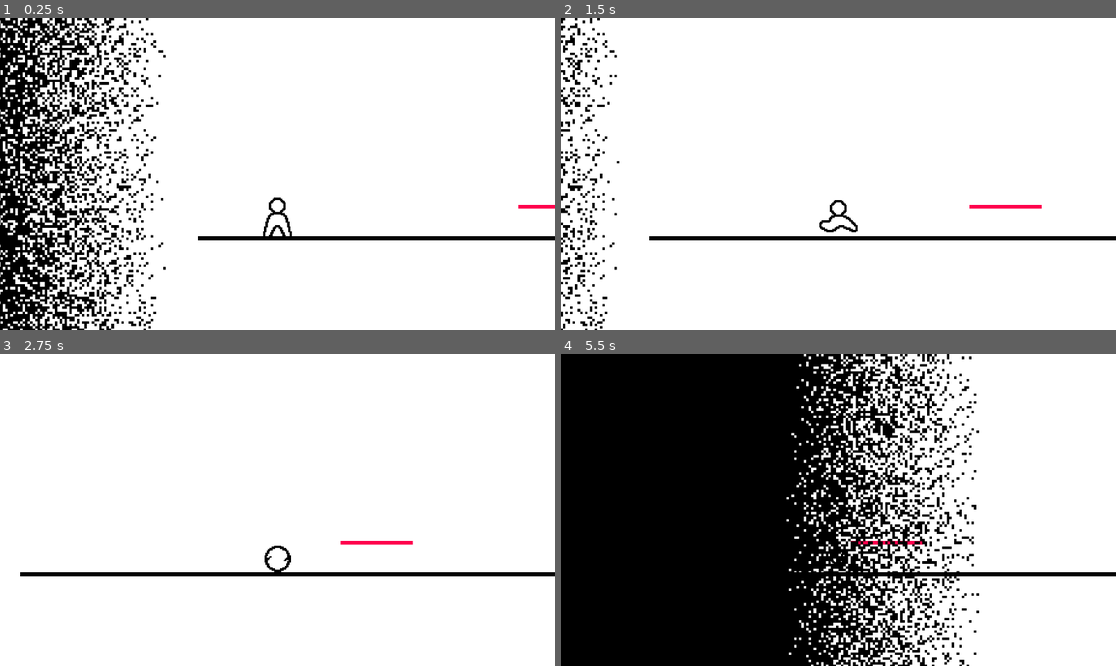
Above: before the commit, frames 1-4 (two rows, left to right).
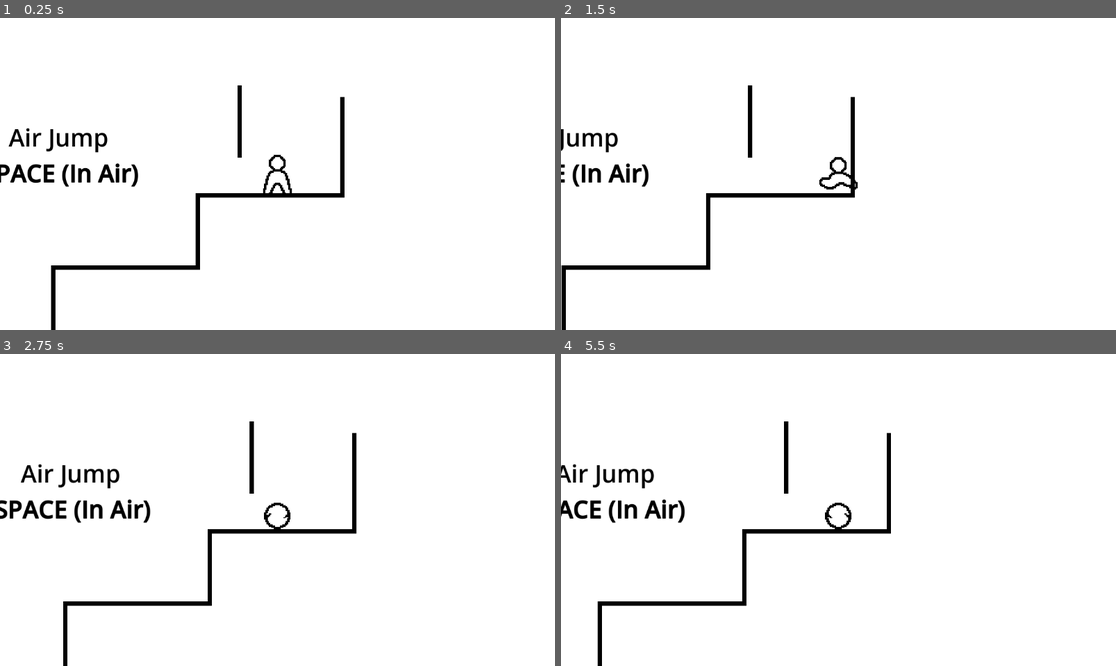
Above: after the commit, the same moments.

Repository: SKeppinger/VimJam
Game: Godot game, scene res://scenes/level.tscn
Same seed, same stepped clock (60 frames per second), same inputs: the game is played once before the commit and once after it.
Inputs:
- Up to frame 1 (0.25 s): no input
- Up to frame 2 (1.5 s): hold Ctrl (crouch) 0.53-1.28 s; hold D (move_right) from 0.53 s (still down); tap Space (jump) at 0.77 s; tap Shift (dash) at 1.35 s
- Up to frame 3 (2.75 s): tap Space (jump) at 1.52 s; release D (move_right) at 2.03 s; hold A (move_left) from 2.03 s (still down); hold Ctrl (crouch) from 2.03 s (still down)
- Up to frame 4 (5.5 s): release A (move_left) at 2.78 s; release Ctrl (crouch) at 2.78 s; hold D (move_right) 2.78-4.28 s; tap Shift (dash) at 2.85, 4.35 s; tap Space (jump) at 3.02, 3.77, 4.52 s; hold Ctrl (crouch) 3.53-4.28 s; hold A (move_left) 4.28-5.03 s; hold D (move_right) from 5.03 s (still down); hold Ctrl (crouch) from 5.03 s (still down)

The runs differ from the first frame. In frame 1, 17% of the frame differs, in the area x 0-100%, y 0-100%; in frame 2, 5.7%; in frame 3, 4.6%; in frame 4, 59%.

Commit message:
more tutorial level

Diff:
--- a/scenes/control_scheme.tscn
+++ b/scenes/control_scheme.tscn
@@ -1,4 +1,8 @@
-[gd_scene load_steps=7 format=3 uid="uid://bj5nhr1j00kfo"]
+[gd_scene load_steps=16 format=3 uid="uid://bj5nhr1j00kfo"]
+
+[sub_resource type="LabelSettings" id="LabelSettings_wyc0y"]
+font_size = 50
+font_color = Color(0, 0, 0, 1)
 
 [sub_resource type="FontFile" id="FontFile_qgxi6"]
 cache/0/16/0/ascent = 0.0
@@ -18,6 +22,7 @@
 [sub_resource type="LabelSettings" id="LabelSettings_paqip"]
 font = SubResource("FontVariation_rpi2p")
 font_size = 50
+font_color = Color(0, 0, 0, 1)
 outline_size = 5
 outline_color = Color(0, 0, 0, 1)
 
@@ -36,12 +41,64 @@
 [sub_resource type="LabelSettings" id="LabelSettings_x1mjg"]
 font = SubResource("FontFile_8bj40")
 font_size = 50
+font_color = Color(0, 0, 0, 1)
 outline_size = 5
 outline_color = Color(0, 0, 0, 1)
 
-[sub_resource type="LabelSettings" id="LabelSettings_wyc0y"]
-font_size = 50
-font_color = Color(0, 0, 0, 1)
+[sub_resource type="LabelSettings" id="LabelSettings_bejjm"]
+font_size = 50
+font_color = Color(0, 0, 0, 1)
+
+[sub_resource type="FontFile" id="FontFile_7ea5m"]
+cache/0/50/0/ascent = 0.0
+cache/0/50/0/descent = 0.0
+cache/0/50/0/underline_position = 0.0
+cache/0/50/0/underline_thickness = 0.0
+cache/0/50/0/scale = 1.0
+cache/0/16/0/ascent = 0.0
+cache/0/16/0/descent = 0.0
+cache/0/16/0/underline_position = 0.0
+cache/0/16/0/underline_thickness = 0.0
+cache/0/16/0/scale = 1.0
+
+[sub_resource type="LabelSettings" id="LabelSettings_f4mpd"]
+font = SubResource("FontFile_7ea5m")
+font_size = 50
+font_color = Color(0, 0, 0, 1)
+outline_size = 5
+outline_color = Color(0, 0, 0, 1)
+
+[sub_resource type="LabelSettings" id="LabelSettings_otqyb"]
+font_size = 50
+font_color = Color(0, 0, 0, 1)
+outline_color = Color(0, 0, 0, 1)
+
+[sub_resource type="LabelSettings" id="LabelSettings_571bg"]
+font_size = 50
+font_color = Color(0, 0, 0, 1)
+outline_size = 3
+outline_color = Color(0, 0, 0, 1)
+
+[sub_resource type="LabelSettings" id="LabelSettings_rkfhs"]
+font_size = 50
+font_color = Color(0, 0, 0, 1)
+outline_color = Color(0, 0, 0, 1)
+
+[sub_resource type="LabelSettings" id="LabelSettings_ruf5w"]
+font_size = 50
+font_color = Color(0, 0, 0, 1)
+outline_size = 3
+outline_color = Color(0, 0, 0, 1)
+
+[sub_resource type="LabelSettings" id="LabelSettings_45xdm"]
+font_size = 50
+font_color = Color(0, 0, 0, 1)
+
+[sub_resource type="LabelSettings" id="LabelSettings_iy0fq"]
+font_size = 50
+font_color = Color(0, 0, 0, 1)
+outline_size = 3
+outline_color = Color(0, 0, 0, 1)
 
 [node name="ControlScheme" type="Control"]
 layout_mode = 3
@@ -51,11 +108,20 @@
 grow_horizontal = 2
 grow_vertical = 2
 
-[node name="Move" type="CanvasLayer" parent="."]
+[node name="Controls" type="CanvasLayer" parent="."]
 layer = 0
 follow_viewport_enabled = true
 
-[node name="A" type="Label" parent="Move"]
+[node name="Move" type="Label" parent="Controls"]
+texture_filter = 2
+offset_left = 721.0
+offset_top = 119.0
+offset_right = 853.0
+offset_bottom = 188.0
+text = "Move"
+label_settings = SubResource("LabelSettings_wyc0y")
+
+[node name="A" type="Label" parent="Controls"]
 texture_filter = 2
 offset_left = 723.0
 offset_top = 193.0
@@ -66,7 +132,7 @@
 label_settings = SubResource("LabelSettings_paqip")
 horizontal_alignment = 1
 
-[node name="D" type="Label" parent="Move"]
+[node name="D" type="Label" parent="Controls"]
 texture_filter = 2
 offset_left = 806.0
 offset_top = 193.0
@@ -76,11 +142,74 @@
 label_settings = SubResource("LabelSettings_x1mjg")
 horizontal_alignment = 1
 
-[node name="Move" type="Label" parent="Move"]
-texture_filter = 2
-offset_left = 721.0
+[node name="Crouch" type="Label" parent="Controls"]
+texture_filter = 2
+offset_left = 204.0
 offset_top = 119.0
-offset_right = 853.0
+offset_right = 376.0
 offset_bottom = 188.0
-text = "Move"
-label_settings = SubResource("LabelSettings_wyc0y")
+text = "Crouch"
+label_settings = SubResource("LabelSettings_bejjm")
+
+[node name="S" type="Label" parent="Controls"]
+texture_filter = 2
+offset_left = 271.0
+offset_top = 193.0
+offset_right = 311.0
+offset_bottom = 262.0
+text = "S"
+label_settings = SubResource("LabelSettings_f4mpd")
+
+[node name="Jump" type="Label" parent="Controls"]
+texture_filter = 2
+offset_left = 480.0
+offset_top = 121.0
+offset_right = 606.0
+offset_bottom = 190.0
+text = "Jump"
+label_settings = SubResource("LabelSettings_otqyb")
+
+[node name="SPACE" type="Label" parent="Controls"]
+texture_filter = 2
+offset_left = 469.0
+offset_top = 193.0
+offset_right = 608.0
+offset_bottom = 260.0
+text = "SPACE"
+label_settings = SubResource("LabelSettings_571bg")
+
+[node name="AirJump" type="Label" parent="Controls"]
+texture_filter = 2
+offset_left = 943.0
+offset_top = 119.0
+offset_right = 1082.0
+offset_bottom = 186.0
+text = "Air Jump"
+label_settings = SubResource("LabelSettings_rkfhs")
+
+[node name="SPACE_in_air" type="Label" parent="Controls"]
+texture_filter = 2
+offset_left = 886.0
+offset_top = 193.0
+offset_right = 1186.0
+offset_bottom = 260.0
+text = "SPACE (In Air)"
+label_settings = SubResource("LabelSettings_ruf5w")
+
+[node name="WallJump" type="Label" parent="Controls"]
+texture_filter = 2
+offset_left = 215.0
+offset_top = 316.0
+offset_right = 458.0
+offset_bottom = 385.0
+text = "Wall Jump"
+label_settings = SubResource("LabelSettings_45xdm")
+
+[node name="SPACE_on_wall" type="Label" parent="Controls"]
+texture_filter = 2
+offset_left = 155.0
+offset_top = 397.0
+offset_right = 539.0
+offset_bottom = 466.0
+text = "SPACE (On Wall)"
+label_settings = SubResource("LabelSettings_iy0fq")
--- a/scenes/level.tscn
+++ b/scenes/level.tscn
@@ -1,9 +1,10 @@
-[gd_scene load_steps=6 format=3 uid="uid://nm3keol8rr63"]
+[gd_scene load_steps=7 format=3 uid="uid://nm3keol8rr63"]
 
 [ext_resource type="PackedScene" uid="uid://5v34nt0bbvuj" path="res://scenes/corruption.tscn" id="1_jij70"]
 [ext_resource type="PackedScene" uid="uid://b7boqxochp1h6" path="res://scenes/player.tscn" id="2_jgokv"]
 [ext_resource type="PackedScene" uid="uid://cfophi3uqd7u" path="res://scenes/platform.tscn" id="3_yv6ef"]
 [ext_resource type="PackedScene" uid="uid://b6rfmlu4yi1lg" path="res://scenes/evil_platform.tscn" id="4_20qhp"]
+[ext_resource type="PackedScene" uid="uid://bj5nhr1j00kfo" path="res://scenes/control_scheme.tscn" id="5_ummvn"]
 
 [sub_resource type="LabelSettings" id="LabelSettings_ot66m"]
 font_size = 48
@@ -22,20 +23,106 @@
 label_settings = SubResource("LabelSettings_ot66m")
 
 [node name="Player" parent="." instance=ExtResource("2_jgokv")]
-position = Vector2(641, 529)
+position = Vector2(3105, 228)
 
 [node name="AnimatedSprite2D" parent="Player" index="2"]
 animation = &"air_dash"
 
+[node name="Camera2D" parent="Player" index="3"]
+limit_top = -1000
+
 [node name="Platform" parent="." instance=ExtResource("3_yv6ef")]
-position = Vector2(1106, 579)
-scale = Vector2(10, 1)
+position = Vector2(968, 576)
+scale = Vector2(8, 1)
+
+[node name="Platform2" parent="." instance=ExtResource("3_yv6ef")]
+position = Vector2(2200, 576)
+scale = Vector2(5, 1)
+
+[node name="Platform3" parent="." instance=ExtResource("3_yv6ef")]
+position = Vector2(2638, 492)
+rotation = 1.5708
+scale = Vector2(1, 1)
+
+[node name="Platform4" parent="." instance=ExtResource("3_yv6ef")]
+position = Vector2(2761, 426)
+
+[node name="Platform5" parent="." instance=ExtResource("3_yv6ef")]
+position = Vector2(2938, 342)
+rotation = 1.5708
+scale = Vector2(1, 1)
+
+[node name="Platform6" parent="." instance=ExtResource("3_yv6ef")]
+position = Vector2(3061, 276)
+
+[node name="Platform7" parent="." instance=ExtResource("3_yv6ef")]
+position = Vector2(3238, 192)
+rotation = 1.5708
+scale = Vector2(1, 1)
+
+[node name="Platform8" parent="." instance=ExtResource("3_yv6ef")]
+position = Vector2(3025, 109)
+rotation = 1.5708
+scale = Vector2(1, 1)
+
+[node name="Platform9" parent="." instance=ExtResource("3_yv6ef")]
+position = Vector2(3238, 133)
+rotation = 1.5708
+scale = Vector2(1, 1)
 
 [node name="EvilPlatform" parent="." instance=ExtResource("4_20qhp")]
-position = Vector2(1204, 513)
+position = Vector2(1204, 425)
+rotation = 1.5708
+
+[node name="ControlScheme" parent="." instance=ExtResource("5_ummvn")]
+offset_left = 1055.0
+offset_top = -4.0
+offset_right = 1055.0
+offset_bottom = -4.0
+
+[node name="Crouch" parent="ControlScheme/Controls" index="3"]
+offset_left = 1137.0
+offset_right = 1309.0
+
+[node name="S" parent="ControlScheme/Controls" index="4"]
+offset_left = 1207.0
+offset_right = 1247.0
+
+[node name="Jump" parent="ControlScheme/Controls" index="5"]
+offset_left = 1696.0
+offset_top = 119.0
+offset_right = 1822.0
+offset_bottom = 188.0
+
+[node name="SPACE" parent="ControlScheme/Controls" index="6"]
+offset_left = 1688.0
+offset_right = 1827.0
+
+[node name="AirJump" parent="ControlScheme/Controls" index="7"]
+offset_left = 2547.0
+offset_right = 2754.0
+offset_bottom = 188.0
+
+[node name="SPACE_in_air" parent="ControlScheme/Controls" index="8"]
+offset_left = 2493.0
+offset_right = 2817.0
+offset_bottom = 262.0
+
+[node name="WallJump" parent="ControlScheme/Controls" index="9"]
+offset_left = 3013.0
+offset_top = -257.0
+offset_right = 3256.0
+offset_bottom = -188.0
+
+[node name="SPACE_on_wall" parent="ControlScheme/Controls" index="10"]
+offset_left = 2941.0
+offset_top = -188.0
+offset_right = 3325.0
+offset_bottom = -119.0
 
 [connection signal="body_entered" from="Corruption/Background/DeathBarrier" to="Player" method="_on_death_barrier_body_entered"]
 [connection signal="death" from="Player" to="Corruption" method="_on_player_death"]
 
 [editable path="Corruption"]
 [editable path="Player"]
+[editable path="ControlScheme"]
